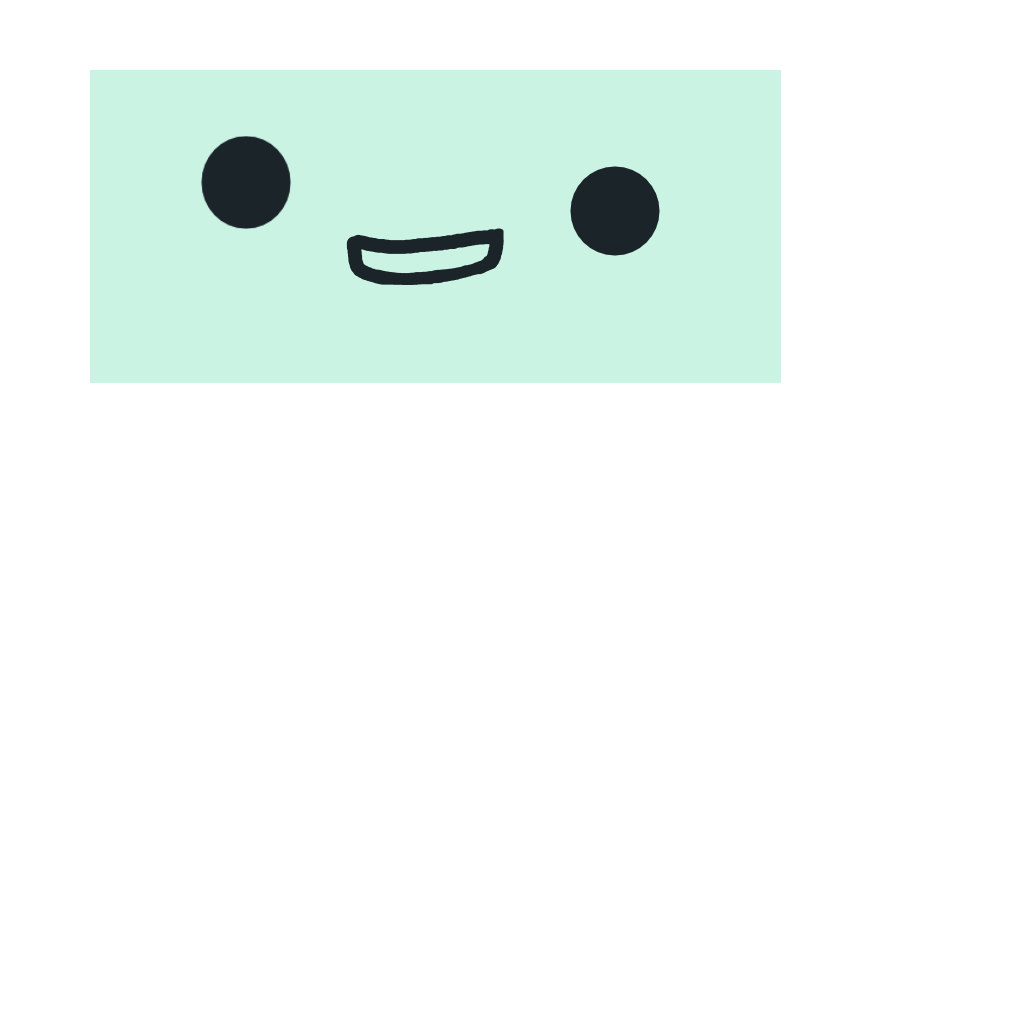
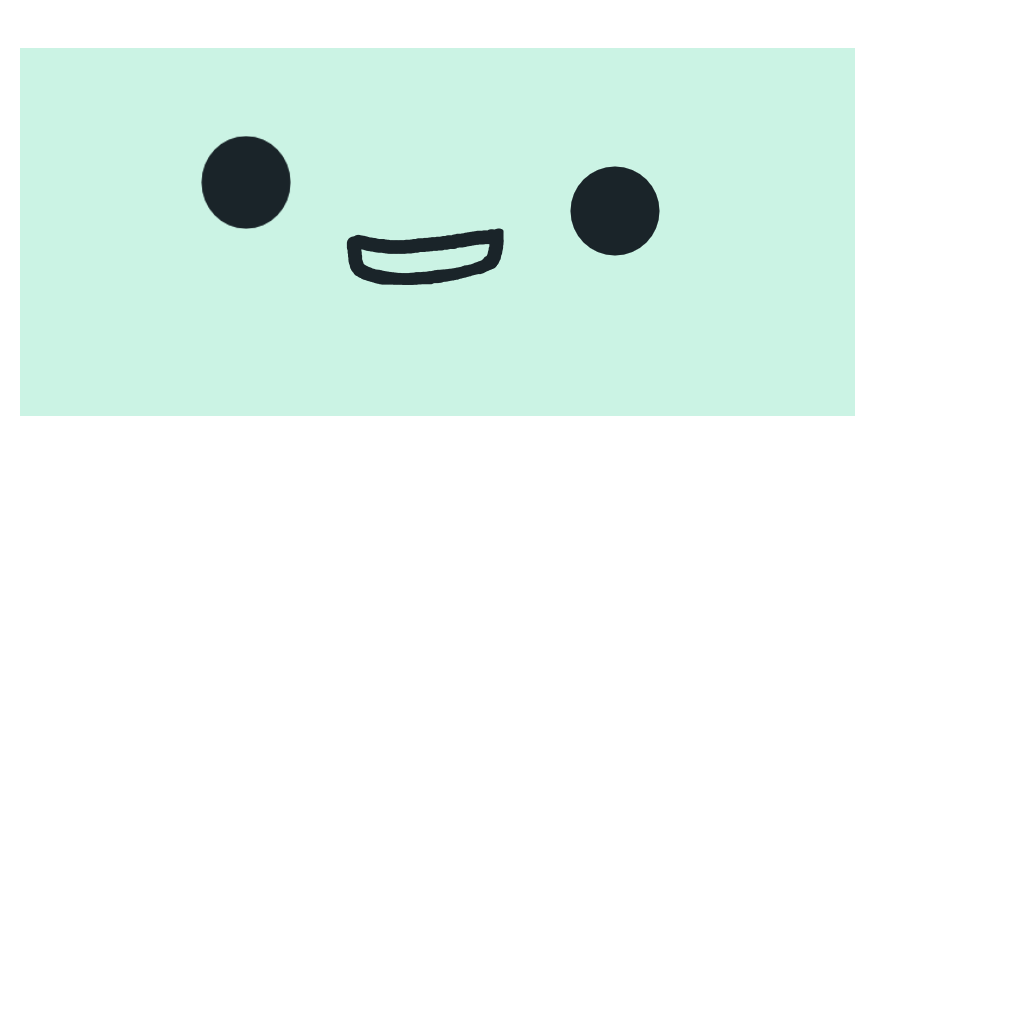
The second (1024, 1024) image is a revision of the first. Changes to its layers:
painted on "Paint Layer 1" over [192, 64, 704, 384]
painted on "Paint Layer 2" over [20, 48, 855, 416]